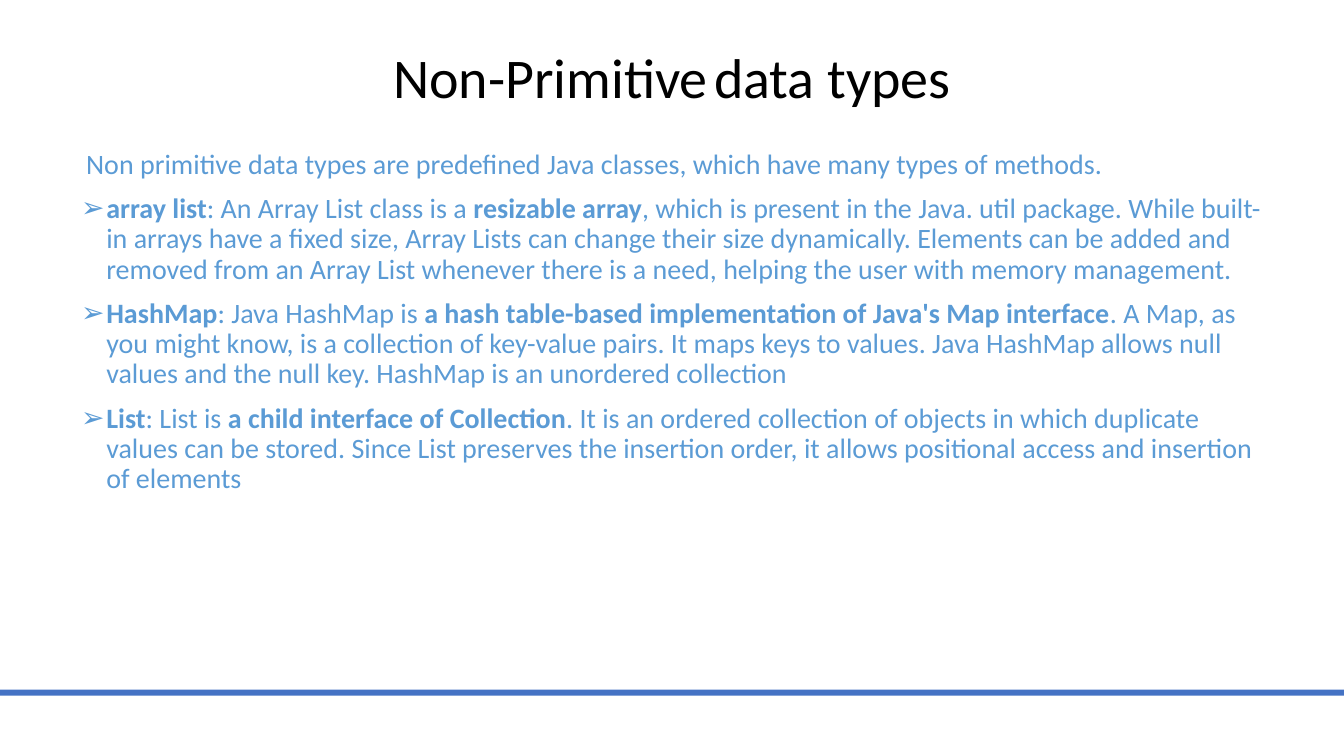
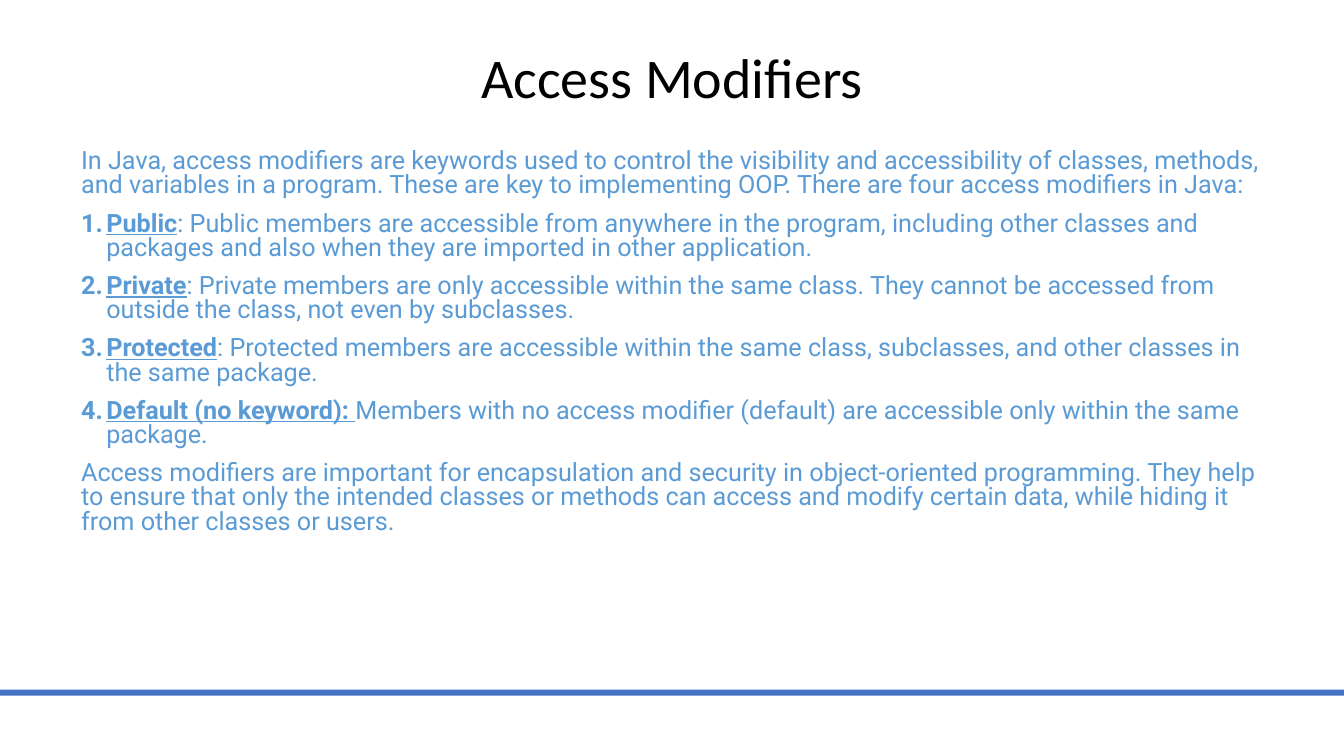
Before and after one commit to MarwaSafa02/JavaMentorship, a slide deck: slide 28 of Java_Mentoring_Revised.pptx (slide 24 before the commit). Drawn at 1344x756 pixels with LibreOffice and Linux fonts; fonts in the diff are those of the drawing. Boxes give left, top, right and bottom in pixels: in the first picture for what was removed or moved away, otherwise in the second. Text is boxed around its words. In the diff, an @@ line names an element or a change of style, - is before the commit and + after.

Commit message:
added class expl.

```diff
--- a/Java_Mentoring_Revised.pptx
+++ b/Java_Mentoring_Revised.pptx
@@ title at (481,59,862,99): text changed @@
-Non-Primitive data types
+Access Modifiers
@@ text at (81,150,1258,530): text changed; size 20 to 18 pt; font Calibri to Roboto @@
-Non primitive data types are predefined Java classes, which have many types of methods.
-➢ array list: An Array List class is a resizable array, which is present in the Java. util package. While built-in arrays have a fixed size, Array Lists can change their size dynamically. Elements can be added and removed from an Array List whenever there is a need, helping the user with memory management.
-➢ HashMap: Java HashMap is a hash table-based implementation of Java's Map interface. A Map, as you might know, is a collection of key-value pairs. It maps keys to values. Java HashMap allows null values and the null key. HashMap is an unordered collection
-➢ List: List is a child interface of Collection. It is an ordered collection of objects in which duplicate values can be stored. Since List preserves the insertion order, it allows positional access and insertion of elements
+In Java, access modifiers are keywords used to control the visibility and accessibility of classes, methods, and variables in a program. These are key to implementing OOP. There are four access modifiers in Java:
+1. Public: Public members are accessible from anywhere in the program, including other classes and packages and also when they are imported in other application.
+2. Private: Private members are only accessible within the same class. They cannot be accessed from outside the class, not even by subclasses.
+3. Protected: Protected members are accessible within the same class, subclasses, and other classes in the same package.
+4. Default (no keyword): Members with no access modifier (default) are accessible only within the same package.
+Access modifiers are important for encapsulation and security in object-oriented programming. They help to ensure that only the intended classes or methods can access and modify certain data, while hiding it from other classes or users.
```
Also in this commit, not shown: 1 other slide changed, 1 slide added, 3 other files.
